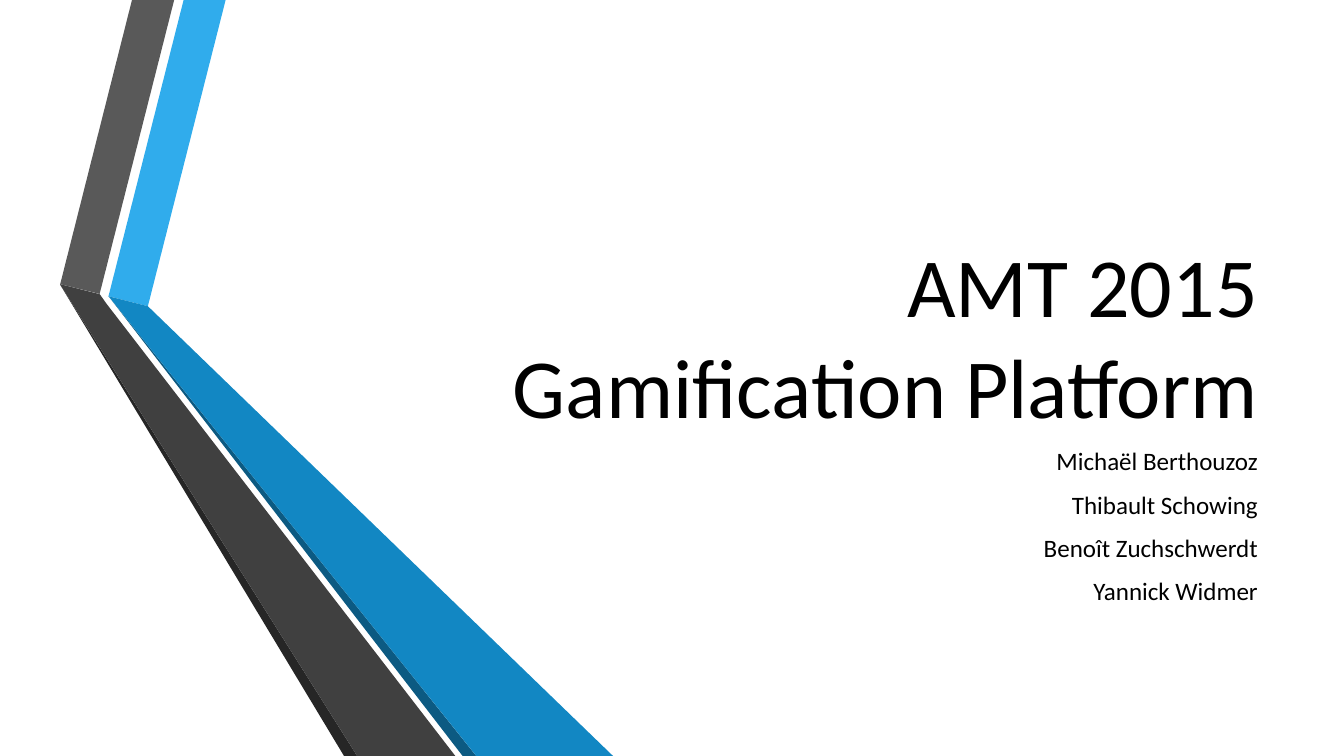
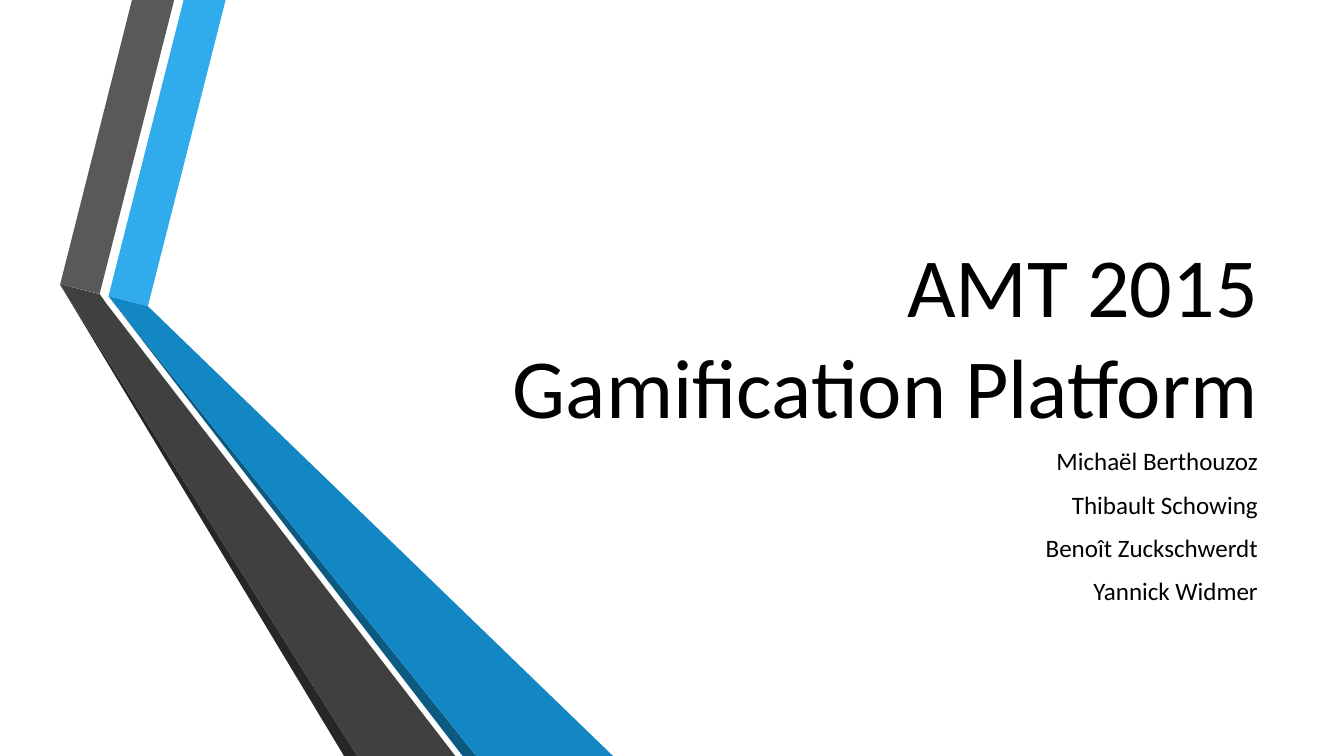
Before and after one commit to xajkep/Teaching-HEIGVD-AMT-2015-Project, a slide deck: slide 1 of Presentation/AMT_BSWZ_projet.pptx. Drawn at 1344x756 pixels with LibreOffice and Linux fonts; fonts in the diff are those of the drawing; background and template pictures are left out. Boxes give left, top, right and bottom in pixels: in the first picture for what was removed or moved away, otherwise in the second. Text is boxed around its words. In the diff, an @@ line names an element or a change of style, - is before the commit and + after.

Commit message:
modification du nom

```diff
--- a/Presentation/AMT_BSWZ_projet.pptx
+++ b/Presentation/AMT_BSWZ_projet.pptx
@@ subtitle at (1046, 539, 1258, 558): text changed @@
-Benoît Zuchschwerdt
+Benoît Zuckschwerdt
```
